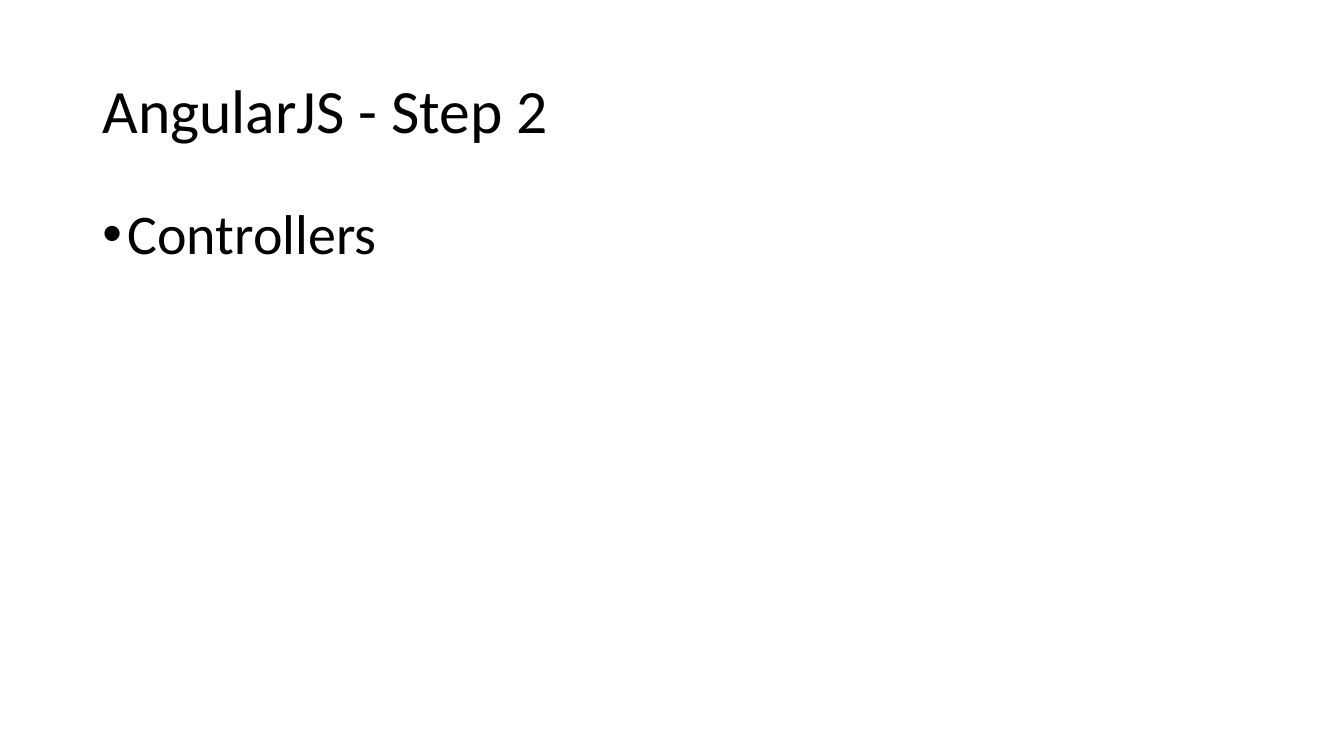
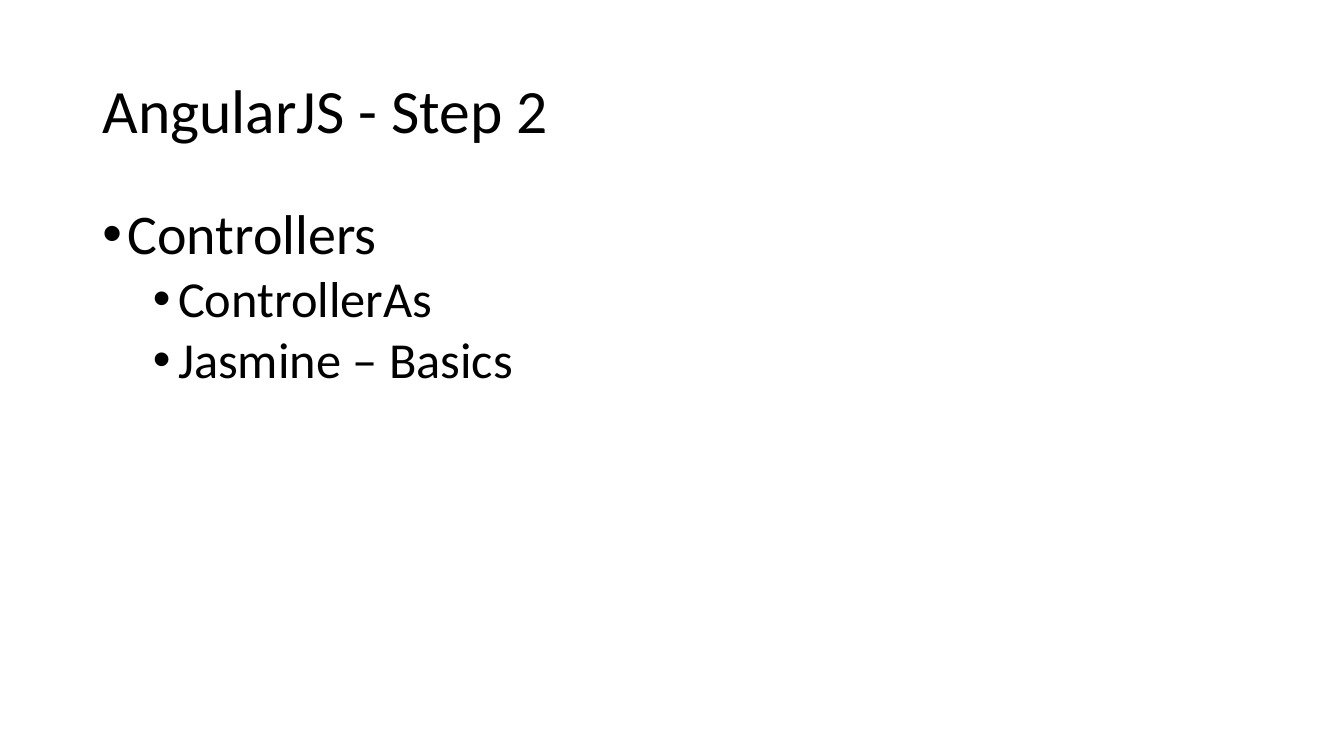
Before and after one commit to hugoj-goncalves/workshop-angularjs, a slide deck: slide 22 of Apresentação Workshop Angular.pptx (slide 17 before the commit). Drawn at 1344x756 pixels with LibreOffice and Linux fonts; fonts in the diff are those of the drawing. Boxes give left, top, right and bottom in pixels: in the first picture for what was removed or moved away, otherwise in the second. Text is boxed around its words. In the diff, an @@ line names an element or a change of style, - is before the commit and + after.

```diff
--- a/Apresentação Workshop Angular.pptx
+++ b/Apresentação Workshop Angular.pptx
@@ text at bbox=[178, 282, 513, 379]: paragraphs added @@
+  • ControllerAs
+  • Jasmine – Basics
```
Also in this commit, not shown: 3 other slides changed, 6 slides added, 1 slide removed.
